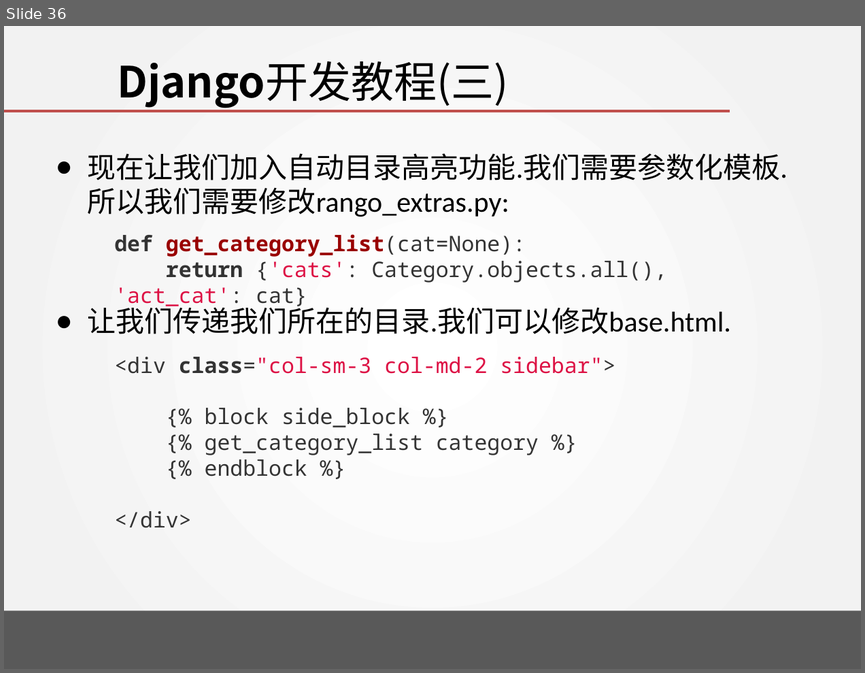
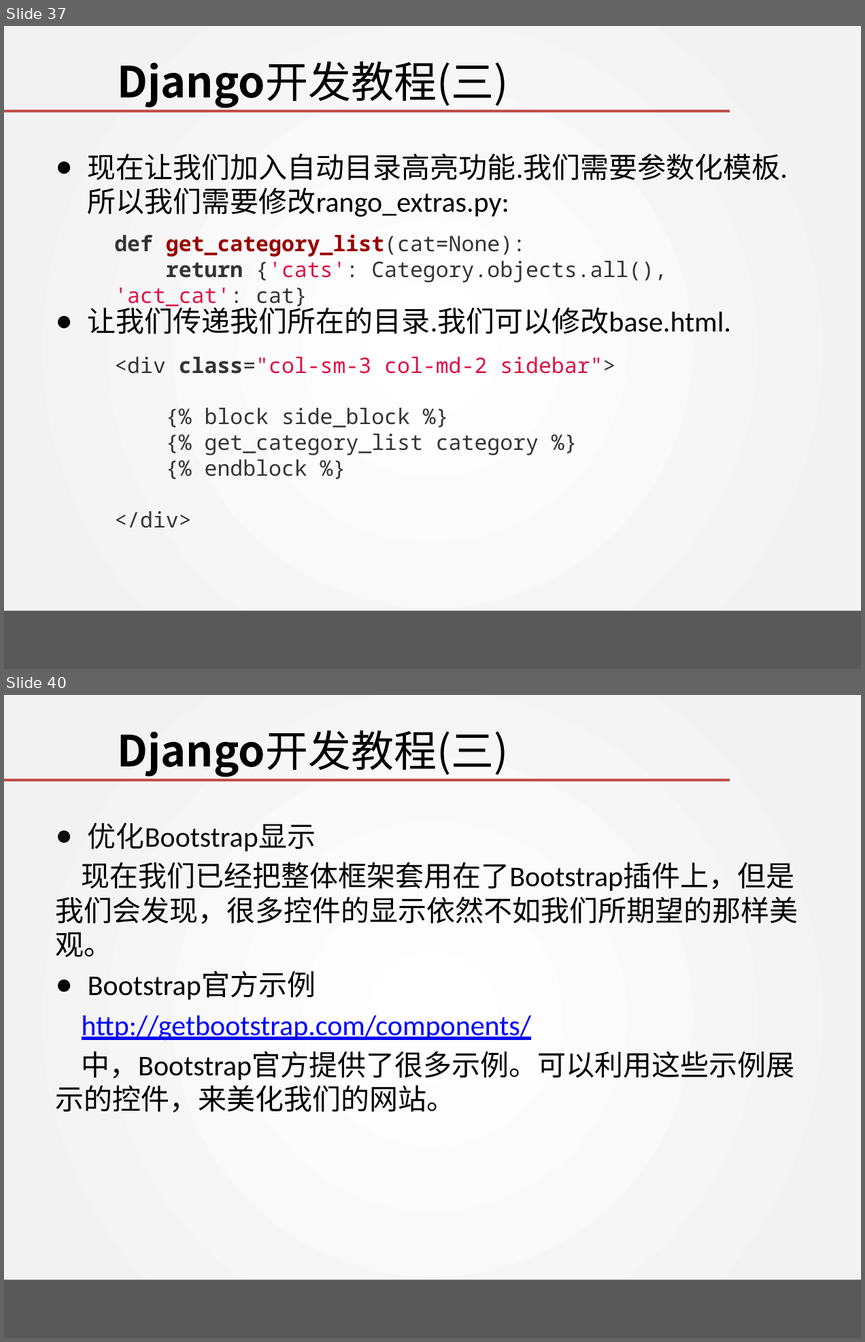
Before and after one commit to wangjin0818/Creative_Experiment, a slide deck: week 10/Tango with Django - III.pptx. Shown one above the other, each under a label of ours: slide 36 before the commit, slides 37 and 40 after it; the slides between them are not shown. The pictures are 865x673 and 865x1342 pixels, drawn with LibreOffice and Linux fonts; fonts in the diff are those of the drawing; background and template pictures are left out. Boxes give left, top, right and bottom in pixels: in the first picture for what was removed or moved away, otherwise in the second. Text is boxed around its words. In the diff, an @@ line names an element or a change of style, - is before the commit and + after.

```diff
--- a/week 10/Tango with Django - III.pptx
+++ b/week 10/Tango with Django - III.pptx
@@ slide 40 added at [4,695,861,1338], background gradient #FFFFFF to #F2F2F2; not listed: 2 template elements that a slide beside it also shows @@
@@ title added at [117,730,508,777], 36 pt, text #000000 @@
+Django开发教程(三)
@@ text added at [56,823,798,1113], 24 pt, text #000000 @@
+● 优化Bootstrap显示
+现在我们已经把整体框架套用在了Bootstrap插件上，但是我们会发现，很多控件的显示依然不如我们所期望的那样美观。
+● Bootstrap官方示例
+http://getbootstrap.com/components/
+中，Bootstrap官方提供了很多示例。可以利用这些示例展示的控件，来美化我们的网站。
@@ what was slide 36 is now slide 37 @@
```
Also in this commit, not shown: 6 slides changed, 15 other slides added.
